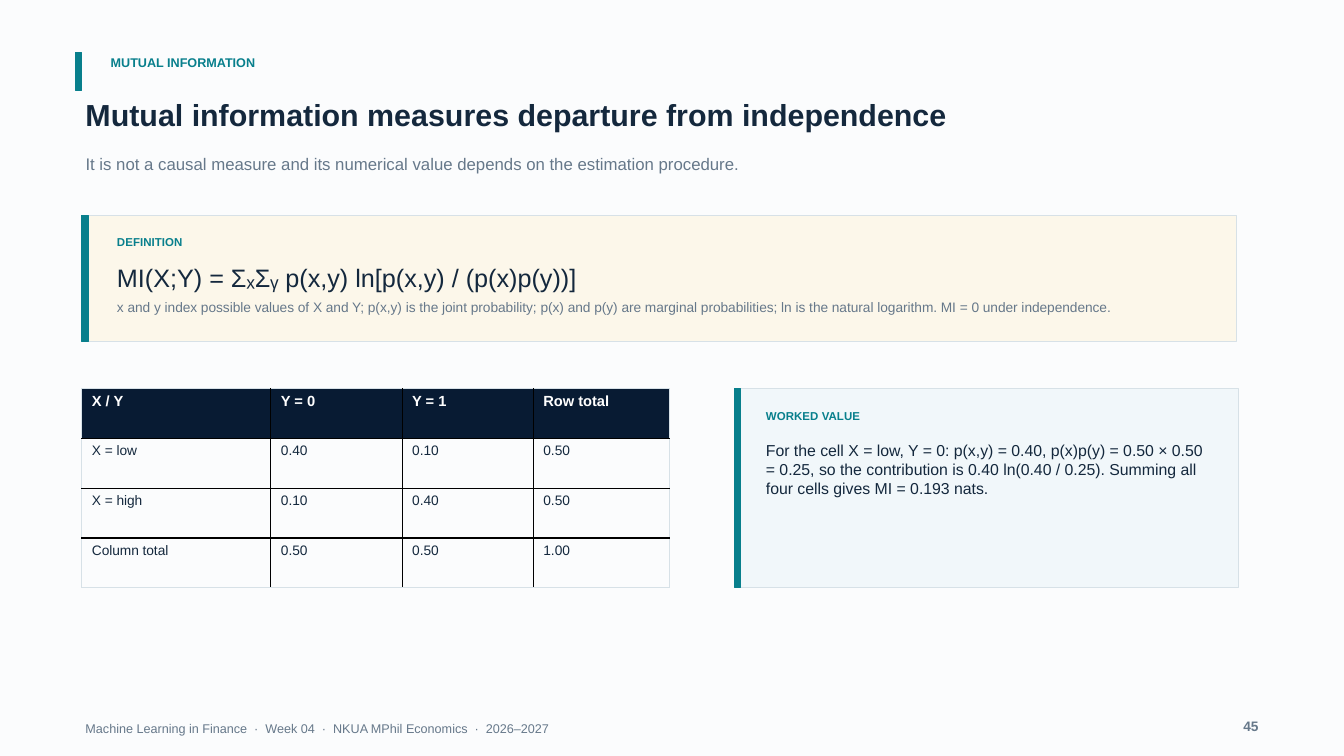
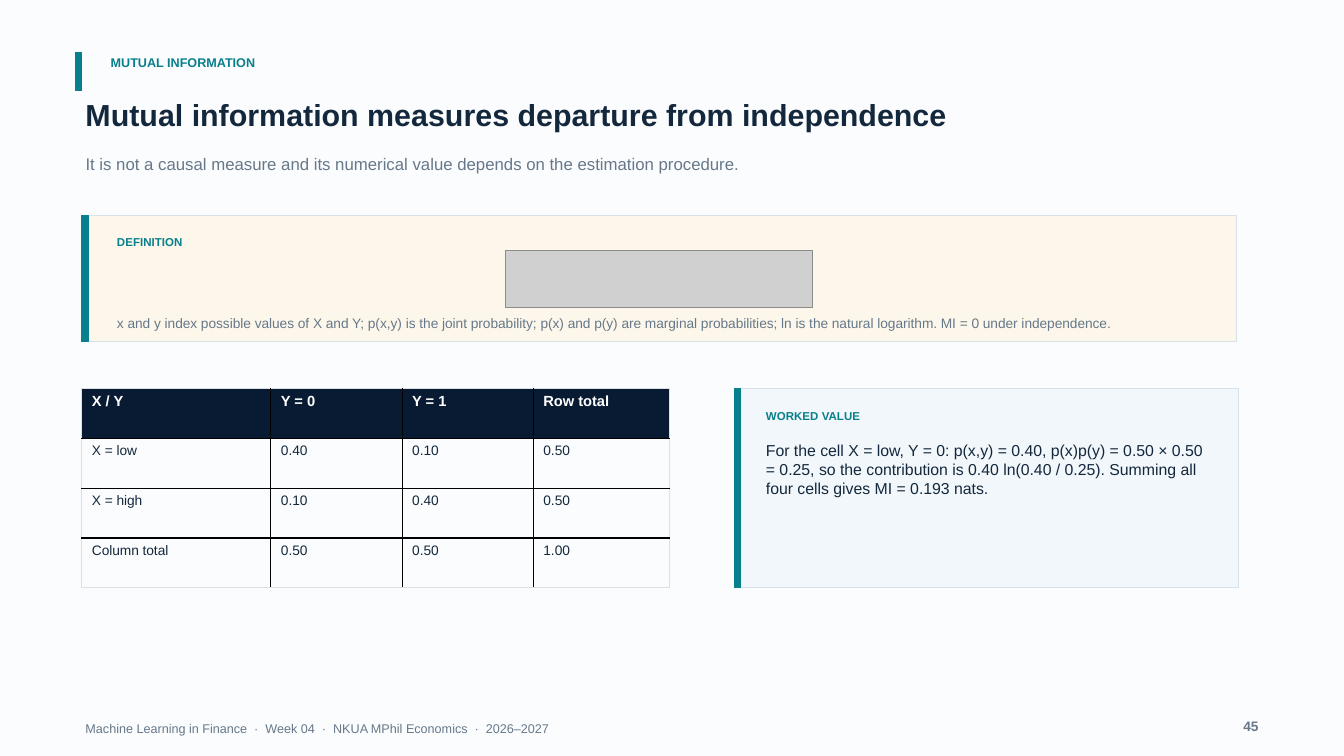
Before and after one commit to fkottas/Teaching-Courses, a slide deck: slide 45 of Machine Learning in Finance/2026-2027/lectures/week-04/slides/Lecture_04_Feature_Engineering_for_Financial_Data_2026-2027.pptx. Drawn at 1344x756 pixels with LibreOffice and Linux fonts; fonts in the diff are those of the drawing; grey boxes stand for pictures. Boxes give left, top, right and bottom in pixels: in the first picture for what was removed or moved away, otherwise in the second. Text is boxed around its words. In the diff, an @@ line names an element or a change of style, - is before the commit and + after.

```diff
--- a/Machine Learning in Finance/2026-2027/lectures/week-04/slides/Lecture_04_Feature_Engineering_for_Financial_Data_2026-2027.pptx
+++ b/Machine Learning in Finance/2026-2027/lectures/week-04/slides/Lecture_04_Feature_Engineering_for_Financial_Data_2026-2027.pptx
@@ text removed at (117, 268, 576, 293) @@
-MI(X;Y) = ΣₓΣᵧ p(x,y) ln[p(x,y) / (p(x)p(y))]
@@ picture added at (506, 251, 814, 308) @@
@@ text "x and y index possible ...": place and size @@
-text "x and y index possible ..." at (117, 302, 1110, 315)
+text "x and y index possible ..." at (117, 318, 1110, 331)
```
Also in this commit, not shown: 37 other slides changed, 3 other files.
